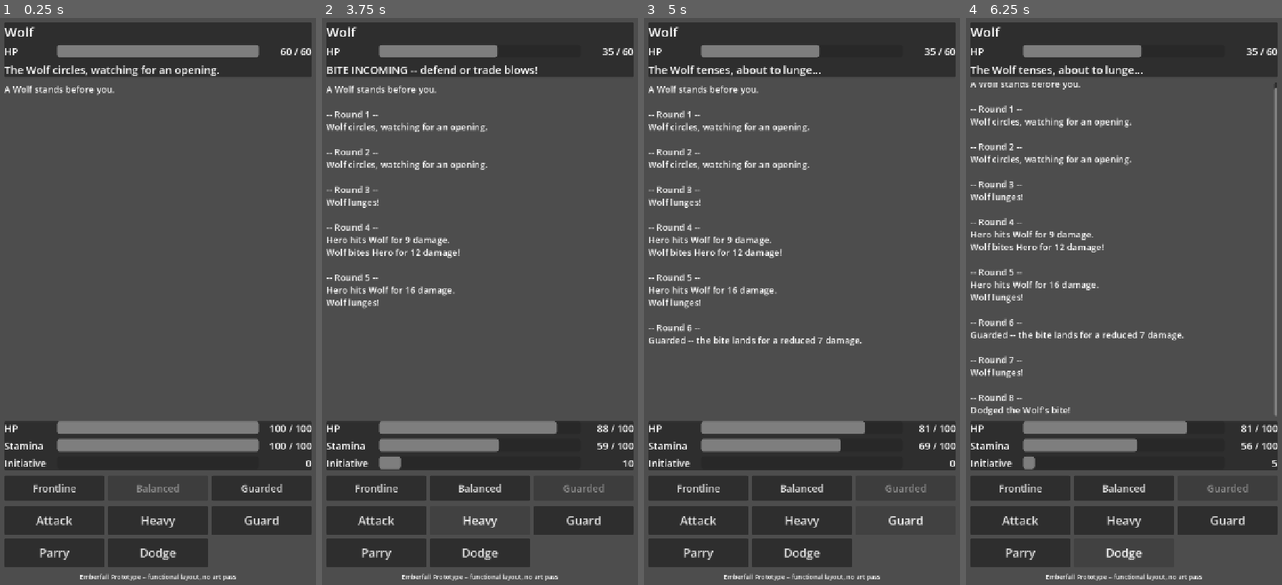
Above: before the commit, frames 1-4 (left to right).
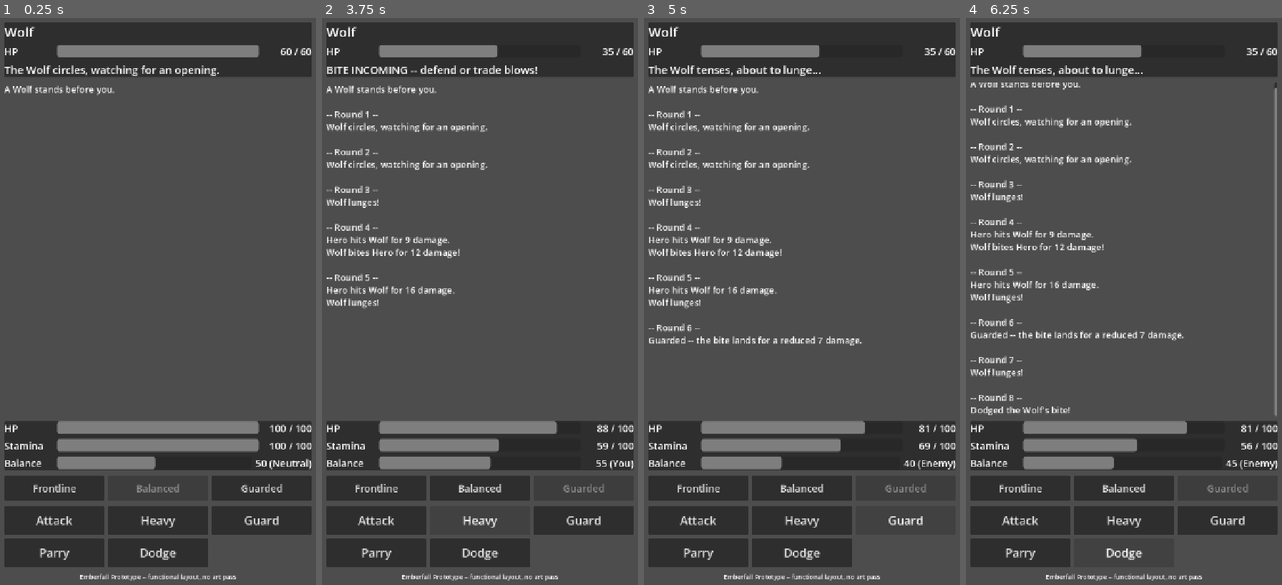
Above: after the commit, the same moments.

Repository: aboeckmann/Emberfall
Game: Godot game, scene res://scenes/combat/combat_screen.tscn
Same seed, same stepped clock (60 frames per second), same inputs: the game is played once before the commit and once after it.
Inputs:
- Up to frame 1 (0.25 s): no input
- Up to frame 2 (3.75 s): click "Frontline" at 0.5 s; click "Balanced" at 1.25 s; click "Guarded" at 2 s; click "Attack" at 2.75 s; click "Heavy" at 3.5 s
- Up to frame 3 (5 s): click "Guard" at 4.25 s
- Up to frame 4 (6.25 s): click "Parry" at 5 s; click "Dodge" at 5.75 s

The runs differ from the first frame. In frame 1, 1.0% of the frame differs, in the area x 2-99%, y 77-80%; in frame 2, 0.8%; in frame 3, 0.8%; in frame 4, 0.8%.

Commit message:
Rename Initiative to Balance: one shared meter, starts at 50 neutral
Balance is now a single tug-of-war meter owned by the encounter
(100 = player in full control, 0 = enemy in full control, fights
start at 50/neutral) instead of a per-combatant 0-100 score starting
at 0. ThreatAndInitiative becomes ThreatAndBalance; Combatant no
longer carries an initiative field.

Consequences: the free-bonus-action threshold moves from >=50 to
>=75 (the old threshold would trigger at the neutral start), and
Dire Wolf's Howl slams the shared meter to 0 rather than setting its
own score to 100. Deltas unchanged. The HUD bar is relabeled
"Balance" and annotates who holds the advantage. Docs updated
(04, 11, 13, TDD, CLAUDE.md); 55 checks passing.

Co-Authored-By: Claude Fable 5 <noreply@anthropic.com>

Diff:
--- a/game/combat/combat_encounter.gd
+++ b/game/combat/combat_encounter.gd
@@ -25,6 +25,9 @@
 
 var round_number: int = 0
 var current_intent: EnemyIntent.Intent
+## Shared tug-of-war meter: 100 = player in full control, 0 = enemy in full
+## control. Starts neutral. See Docs/04_Combat_Design.md (Balance).
+var balance: int = ThreatAndBalance.BALANCE_NEUTRAL
 
 var _circling_rounds_remaining: int
 var _retreating_rounds_remaining: int = 0
@@ -110,7 +113,7 @@
 
 	enemy.take_damage(damage)
 	log.append("%s hits %s for %d damage." % [player_sheet.character_name, enemy_data.display_name, damage])
-	player.gain_initiative(ThreatAndInitiative.INITIATIVE_ON_HIT_LANDED)
+	balance = ThreatAndBalance.apply_delta(balance, ThreatAndBalance.BALANCE_ON_HIT_LANDED)
 	_grant_skill_xp(action)
 
 func _resolve_enemy_intent(player_action: CombatAction.Action, log: Array) -> void:
@@ -127,7 +130,7 @@
 			_resolve_bite(player_action, log)
 		EnemyIntent.Intent.HOWL:
 			log.append("%s howls, seizing full control of the fight!" % enemy_data.display_name)
-			enemy.initiative = ThreatAndInitiative.INITIATIVE_MAX
+			balance = ThreatAndBalance.BALANCE_MIN
 
 ## Defense Resolution (Prototype) -- see Docs/11_Balance_Bible.md.
 func _resolve_bite(player_action: CombatAction.Action, log: Array) -> void:
@@ -139,14 +142,14 @@
 			if player_sheet.equipped_weapon.can_parry:
 				final_damage = 0
 				log.append("Parried the %s's bite!" % enemy_data.display_name)
-				player.gain_initiative(ThreatAndInitiative.INITIATIVE_ON_SUCCESSFUL_PARRY)
+				balance = ThreatAndBalance.apply_delta(balance, ThreatAndBalance.BALANCE_ON_SUCCESSFUL_PARRY)
 				_grant_skill_xp(CombatAction.Action.PARRY)
 			else:
 				log.append("Can't parry with this weapon -- the bite lands!")
 		CombatAction.Action.DODGE:
 			final_damage = 0
 			log.append("Dodged the %s's bite!" % enemy_data.display_name)
-			player.gain_initiative(ThreatAndInitiative.INITIATIVE_ON_SUCCESSFUL_DODGE)
+			balance = ThreatAndBalance.apply_delta(balance, ThreatAndBalance.BALANCE_ON_SUCCESSFUL_DODGE)
 			_grant_skill_xp(CombatAction.Action.DODGE)
 		CombatAction.Action.GUARD:
 			var reduction := 0.5
@@ -160,7 +163,7 @@
 
 	if final_damage > 0:
 		player.take_damage(final_damage)
-		player.gain_initiative(ThreatAndInitiative.INITIATIVE_ON_HIT_TAKEN)
+		balance = ThreatAndBalance.apply_delta(balance, ThreatAndBalance.BALANCE_ON_HIT_TAKEN)
 
 func _grant_skill_xp(action: CombatAction.Action) -> void:
 	var gain := SkillGainTable.for_action(action, true)
--- a/game/combat/combatant.gd
+++ b/game/combat/combatant.gd
@@ -1,14 +1,14 @@
 class_name Combatant
 extends RefCounted
-## Runtime combat state shared by the player and enemies: HP, Stamina, Initiative,
-## and battlefield position. See Docs/04_Combat_Design.md.
+## Runtime combat state shared by the player and enemies: HP, Stamina, and
+## battlefield position. See Docs/04_Combat_Design.md. (Balance is not here --
+## it's a single meter shared by both sides, owned by CombatEncounter.)
 
 var display_name: String
 var max_hp: int
 var current_hp: int
 var max_stamina: int
 var current_stamina: int
-var initiative: int = 0
 var position: CombatPosition.Position = CombatPosition.Position.BALANCED
 
 func _init(p_display_name: String, p_max_hp: int, p_max_stamina: int) -> void:
@@ -35,6 +35,3 @@
 
 func regen_stamina(was_guard_or_wait: bool) -> void:
 	current_stamina = mini(current_stamina + StaminaRules.regen_amount(was_guard_or_wait), max_stamina)
-
-func gain_initiative(delta: int) -> void:
-	initiative = ThreatAndInitiative.apply_delta(initiative, delta)
--- /dev/null
+++ b/game/combat/threat_and_balance.gd
@@ -0,0 +1,29 @@
+class_name ThreatAndBalance
+extends RefCounted
+## Threat targeting and the Balance meter. See Docs/04_Combat_Design.md, 11_Balance_Bible.md.
+## Balance is a single tug-of-war meter shared by both sides of a fight:
+## 100 = player in full control, 0 = enemy in full control, 50 = neutral.
+## Every fight starts at neutral.
+
+const BALANCE_MIN := 0
+const BALANCE_MAX := 100
+const BALANCE_NEUTRAL := 50
+const BALANCE_ON_HIT_LANDED := 10
+const BALANCE_ON_SUCCESSFUL_PARRY := 15
+const BALANCE_ON_SUCCESSFUL_DODGE := 5
+const BALANCE_ON_HIT_TAKEN := -15
+## Raised from the pre-Balance value of 50: fights now START at 50 (neutral),
+## so the free-bonus-action reward requires clear advantage, not the opening bell.
+const BONUS_ACTION_THRESHOLD := 75
+
+static func calculate_threat(damage: int, presence_skill_level: int) -> float:
+	return float(damage) * (1.0 + (float(presence_skill_level) / 100.0))
+
+static func apply_delta(current_balance: int, delta: int) -> int:
+	return clampi(current_balance + delta, BALANCE_MIN, BALANCE_MAX)
+
+## True once Balance >= 75, unlocking one free bonus action (a no-cost,
+## no-telegraph Heavy Attack) until Balance drops back below the threshold.
+## Not yet consumed by CombatEncounter -- the payoff is still unimplemented.
+static func has_bonus_action_available(current_balance: int) -> bool:
+	return current_balance >= BONUS_ACTION_THRESHOLD
--- a/game/combat/threat_and_initiative.gd
+++ /dev/null
@@ -1,22 +0,0 @@
-class_name ThreatAndInitiative
-extends RefCounted
-## Threat targeting and the Initiative tug-of-war. See Docs/04_Combat_Design.md, 11_Balance_Bible.md.
-
-const INITIATIVE_MIN := 0
-const INITIATIVE_MAX := 100
-const INITIATIVE_ON_HIT_LANDED := 10
-const INITIATIVE_ON_SUCCESSFUL_PARRY := 15
-const INITIATIVE_ON_SUCCESSFUL_DODGE := 5
-const INITIATIVE_ON_HIT_TAKEN := -15
-const BONUS_ACTION_THRESHOLD := 50
-
-static func calculate_threat(damage: int, presence_skill_level: int) -> float:
-	return float(damage) * (1.0 + (float(presence_skill_level) / 100.0))
-
-static func apply_delta(current_initiative: int, delta: int) -> int:
-	return clampi(current_initiative + delta, INITIATIVE_MIN, INITIATIVE_MAX)
-
-## True once Initiative >= 50, unlocking one free bonus action (a no-cost,
-## no-telegraph Heavy Attack) until Initiative drops back below the threshold.
-static func has_bonus_action_available(current_initiative: int) -> bool:
-	return current_initiative >= BONUS_ACTION_THRESHOLD
--- a/game/enemies/enemy_rules.gd
+++ b/game/enemies/enemy_rules.gd
@@ -3,7 +3,7 @@
 ## Pure stat-check helpers evaluated against EnemyData. Full AI decision-making
 ## (circling, retreat timing, when to trigger Howl) is a future combat-encounter
 ## task, not implemented here. The Wolf's "Emboldened" state (bonus damage after
-## landing a Bite, until the player regains Initiative) is also not implemented
+## landing a Bite, until Balance returns to neutral or better) is also not implemented
 ## yet -- it depends on combat-loop state, not just the enemy's stat block.
 ## See Docs/11_Balance_Bible.md.
 
--- a/project.godot
+++ b/project.godot
@@ -1,8 +1,6 @@
 ; Engine configuration file.
 ; It's best edited using the editor UI and not directly,
-; since the parameters that go here are meant to be
-; edited using the UI and not by hand, since the file is generated
-; when saving resources, project or scene, and TabContainer nodes.
+; since the parameters that go here are not all obvious.
 ;
 ; Format:
 ;   [section] ; section goes between []
@@ -10,18 +8,21 @@
 
 config_version=5
 
+[animation]
+
+compatibility/default_parent_skeleton_in_mesh_instance_3d=true
+
 [application]
 
 config/name="Emberfall"
 run/main_scene="res://scenes/combat/combat_screen.tscn"
-config/features=PackedStringArray("4.3")
+config/features=PackedStringArray("4.7")
 
 [display]
 
 window/size/viewport_width=720
 window/size/viewport_height=1280
 window/stretch/mode="canvas_items"
-window/stretch/aspect="keep"
 window/handheld/orientation=1
 
 [rendering]
--- a/scenes/combat/combat_screen.gd
+++ b/scenes/combat/combat_screen.gd
@@ -24,8 +24,8 @@
 @onready var player_hp_value: Label = %PlayerHPValue
 @onready var stamina_bar: ProgressBar = %StaminaBar
 @onready var stamina_value: Label = %StaminaValue
-@onready var initiative_bar: ProgressBar = %InitiativeBar
-@onready var initiative_value: Label = %InitiativeValue
+@onready var balance_bar: ProgressBar = %BalanceBar
+@onready var balance_value: Label = %BalanceValue
 @onready var end_panel: PanelContainer = %EndPanel
 @onready var result_label: Label = %ResultLabel
 
@@ -102,14 +102,23 @@
 	stamina_bar.max_value = encounter.player.max_stamina
 	stamina_bar.value = encounter.player.current_stamina
 	stamina_value.text = "%d / %d" % [encounter.player.current_stamina, encounter.player.max_stamina]
-	initiative_bar.value = encounter.player.initiative
-	initiative_value.text = str(encounter.player.initiative)
+	balance_bar.value = encounter.balance
+	balance_value.text = _balance_text(encounter.balance)
 
 	for action in action_buttons:
 		action_buttons[action].disabled = over
 	action_buttons[CombatAction.Action.PARRY].disabled = over or not encounter.player_sheet.equipped_weapon.can_parry
 	for pos in position_buttons:
 		position_buttons[pos].disabled = over or encounter.player.position == pos
+
+## Balance is a shared meter: 100 = player in full control, 0 = enemy in full
+## control, 50 = neutral (every fight starts there).
+func _balance_text(balance: int) -> String:
+	if balance > ThreatAndBalance.BALANCE_NEUTRAL:
+		return "%d (You)" % balance
+	if balance < ThreatAndBalance.BALANCE_NEUTRAL:
+		return "%d (Enemy)" % balance
+	return "%d (Neutral)" % balance
 
 ## `encounter.current_intent` is what the enemy will do during the NEXT
 ## resolve_round call, so this label is the telegraph the player reads
--- a/scenes/combat/combat_screen.tscn
+++ b/scenes/combat/combat_screen.tscn
@@ -136,30 +136,31 @@
 horizontal_alignment = 2
 text = "0 / 0"
 
-[node name="InitiativeRow" type="HBoxContainer" parent="Margin/Root/PlayerPanel/PlayerBox"]
-layout_mode = 2
-theme_override_constants/separation = 8
-
-[node name="InitiativeTag" type="Label" parent="Margin/Root/PlayerPanel/PlayerBox/InitiativeRow"]
-custom_minimum_size = Vector2(110, 0)
-layout_mode = 2
-theme_override_font_sizes/font_size = 22
-text = "Initiative"
-
-[node name="InitiativeBar" type="ProgressBar" parent="Margin/Root/PlayerPanel/PlayerBox/InitiativeRow"]
-unique_name_in_owner = true
-custom_minimum_size = Vector2(0, 28)
-layout_mode = 2
-size_flags_horizontal = 3
-show_percentage = false
-
-[node name="InitiativeValue" type="Label" parent="Margin/Root/PlayerPanel/PlayerBox/InitiativeRow"]
-unique_name_in_owner = true
-custom_minimum_size = Vector2(110, 0)
-layout_mode = 2
-theme_override_font_sizes/font_size = 22
-horizontal_alignment = 2
-text = "0"
+[node name="BalanceRow" type="HBoxContainer" parent="Margin/Root/PlayerPanel/PlayerBox"]
+layout_mode = 2
+theme_override_constants/separation = 8
+
+[node name="BalanceTag" type="Label" parent="Margin/Root/PlayerPanel/PlayerBox/BalanceRow"]
+custom_minimum_size = Vector2(110, 0)
+layout_mode = 2
+theme_override_font_sizes/font_size = 22
+text = "Balance"
+
+[node name="BalanceBar" type="ProgressBar" parent="Margin/Root/PlayerPanel/PlayerBox/BalanceRow"]
+unique_name_in_owner = true
+custom_minimum_size = Vector2(0, 28)
+layout_mode = 2
+size_flags_horizontal = 3
+value = 50.0
+show_percentage = false
+
+[node name="BalanceValue" type="Label" parent="Margin/Root/PlayerPanel/PlayerBox/BalanceRow"]
+unique_name_in_owner = true
+custom_minimum_size = Vector2(110, 0)
+layout_mode = 2
+theme_override_font_sizes/font_size = 22
+horizontal_alignment = 2
+text = "50"
 
 [node name="PositionRow" type="HBoxContainer" parent="Margin/Root"]
 layout_mode = 2
--- a/tests/run_tests.gd
+++ b/tests/run_tests.gd
@@ -15,7 +15,7 @@
 	_test_equipment_data()
 	_test_damage_formula()
 	_test_crit_chance()
-	_test_threat_and_initiative()
+	_test_threat_and_balance()
 	_test_enemy_data()
 	_test_character_sheet()
 	_test_combat_encounter_wolf_telegraph_cadence()
@@ -125,14 +125,16 @@
 	var precise := DamageCalculator.crit_chance(50, CombatPosition.Position.BALANCED)
 	_check(is_equal_approx(precise, 0.15), "50 Precision adds +10%% crit chance (was %f)" % precise)
 
-func _test_threat_and_initiative() -> void:
-	print("Threat and Initiative")
-	_check(is_equal_approx(ThreatAndInitiative.calculate_threat(10, 0), 10.0), "threat with 0 Presence == raw damage")
-	_check(is_equal_approx(ThreatAndInitiative.calculate_threat(10, 50), 15.0), "50 Presence adds +50%% threat")
-	_check(ThreatAndInitiative.apply_delta(95, 10) == 100, "initiative clamps at 100")
-	_check(ThreatAndInitiative.apply_delta(5, -15) == 0, "initiative clamps at 0")
-	_check(ThreatAndInitiative.has_bonus_action_available(50), "initiative 50 unlocks the bonus action")
-	_check(not ThreatAndInitiative.has_bonus_action_available(49), "initiative 49 does not")
+func _test_threat_and_balance() -> void:
+	print("Threat and Balance")
+	_check(is_equal_approx(ThreatAndBalance.calculate_threat(10, 0), 10.0), "threat with 0 Presence == raw damage")
+	_check(is_equal_approx(ThreatAndBalance.calculate_threat(10, 50), 15.0), "50 Presence adds +50%% threat")
+	_check(ThreatAndBalance.BALANCE_NEUTRAL == 50, "neutral Balance is 50")
+	_check(ThreatAndBalance.apply_delta(95, 10) == 100, "Balance clamps at 100")
+	_check(ThreatAndBalance.apply_delta(5, -15) == 0, "Balance clamps at 0")
+	_check(ThreatAndBalance.has_bonus_action_available(75), "Balance 75 unlocks the bonus action")
+	_check(not ThreatAndBalance.has_bonus_action_available(74), "Balance 74 does not")
+	_check(not ThreatAndBalance.has_bonus_action_available(ThreatAndBalance.BALANCE_NEUTRAL), "the neutral starting Balance does not unlock the bonus action")
 
 func _test_enemy_data() -> void:
 	print("Enemy data (Wolf / Dire Wolf resources)")
@@ -187,14 +189,15 @@
 func _test_combat_encounter_dire_wolf_howl() -> void:
 	print("Combat encounter (Dire Wolf Howl)")
 	var encounter := _make_encounter("res://data/enemies/dire_wolf.tres", 11)
+	_check(encounter.balance == ThreatAndBalance.BALANCE_NEUTRAL, "the fight starts at neutral Balance (50)")
 	_check(encounter.current_intent == EnemyIntent.Intent.TELEGRAPHING_HOWL, "Dire Wolf telegraphs Howl at the very start of the fight")
-	_check(encounter.enemy.initiative == 0, "Initiative hasn't been seized yet, only telegraphed")
 
 	encounter.resolve_round(CombatAction.Action.ATTACK)
 	_check(encounter.current_intent == EnemyIntent.Intent.HOWL, "Howl resolves the round after being telegraphed")
-
-	encounter.resolve_round(CombatAction.Action.ATTACK)
-	_check(encounter.enemy.initiative == ThreatAndInitiative.INITIATIVE_MAX, "Howl seizes full Initiative (100) when it resolves")
+	_check(encounter.balance > ThreatAndBalance.BALANCE_MIN, "Balance hasn't been seized yet, only telegraphed")
+
+	encounter.resolve_round(CombatAction.Action.ATTACK)
+	_check(encounter.balance == ThreatAndBalance.BALANCE_MIN, "Howl slams Balance to 0 (full enemy control) when it resolves")
 
 func _test_combat_encounter_defense_resolution() -> void:
 	print("Combat encounter (defense resolution)")
Renamed: game/combat/threat_and_initiative.gd.uid -> game/combat/threat_and_balance.gd.uid
Not shown, changed: CLAUDE.md
Not shown, changed: Docs/02_Technical_Design_Document.md
Not shown, changed: Docs/04_Combat_Design.md
Not shown, changed: Docs/11_Balance_Bible.md
Not shown, changed: Docs/13_UI_UX.md
Not shown, changed: Docs/CHANGELOG.md
